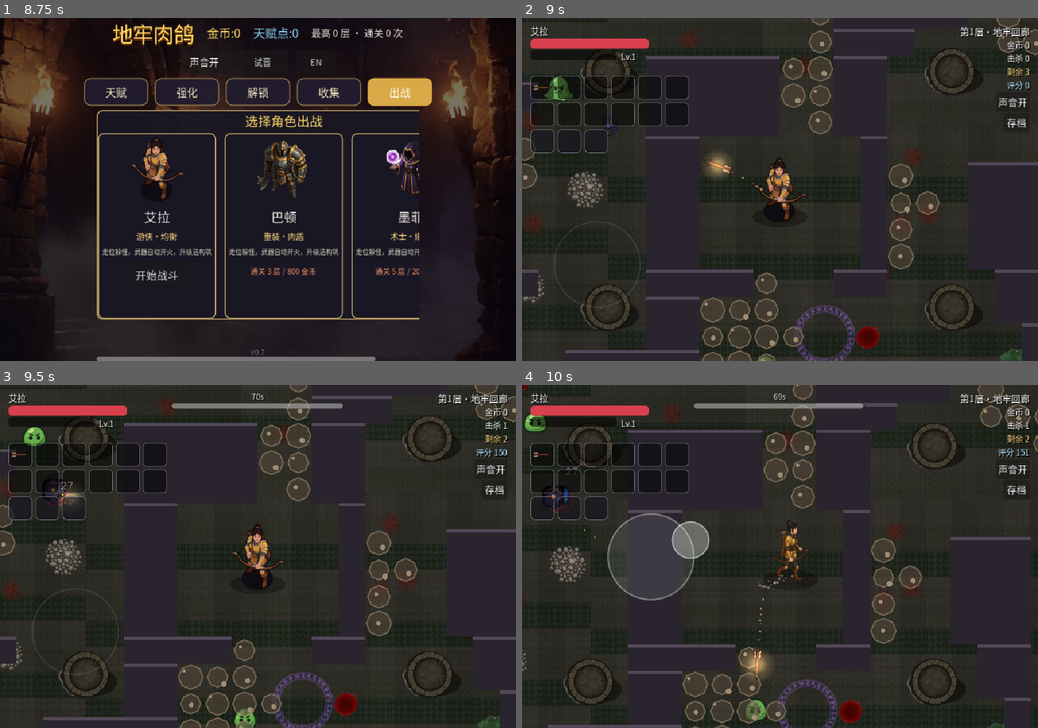
Above: before the commit, frames 1-4 (two rows, left to right).
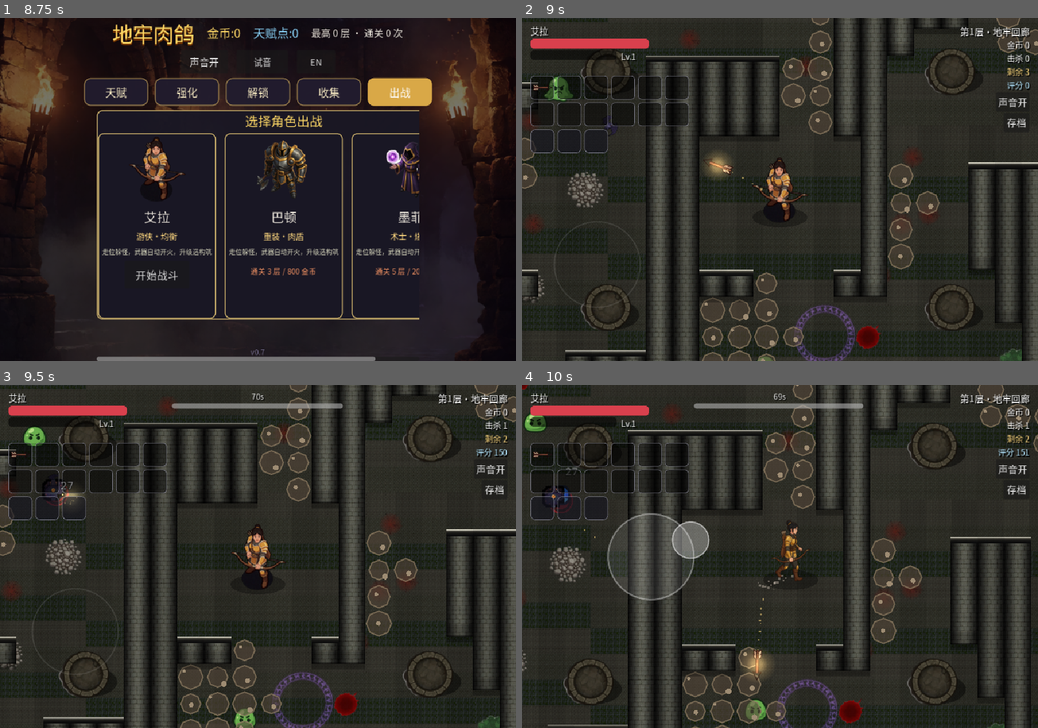
Above: after the commit, the same moments.

Repository: owlco001/dungeon-rogue-godot
Game: Godot game, scene res://scenes/lobby.tscn
Same seed, same stepped clock (60 frames per second), same inputs: the game is played once before the commit and once after it.
Inputs (mouse positions are in pixels of both pictures, inside the frame that each line leads up to):
- Up to frame 1 (8.75 s): click "声音开" at 0.5 s; click "声音关" at 1.25 s; click "试音" at 2 s; click "EN" at 2.75 s; click "Test" at 3.5 s; click "中文" at 4.25 s; click "天赋" at 5 s; click "强化" at 5.75 s; click "解锁" at 6.5 s; click "收集" at 7.25 s; click "出战" at 8 s
- Up to frame 2 (9 s): click "开始战斗" at 8.75 s
- Up to frame 3 (9.5 s): no input
- Up to frame 4 (10 s): drag from (651, 556) to (831, 481) at 9.52 s

Frame 1 is identical in both runs. In frame 2, 16% of the frame differs, in the area x 0-100%, y 0-100%; in frame 3, 16%; in frame 4, 15%.

Commit message:
v0.8.6 walls: room interior walls now use themed brick tiles per cell (side tex fill + shade jitter, wall-tex lit cap on north edges, darkened facade + floor shadow on south edges) instead of flat dark rectangles

Diff:
--- a/scripts/arena.gd
+++ b/scripts/arena.gd
@@ -90,15 +90,56 @@
 
 
 class WallsVisual extends Node2D:
-	# L4 房间墙体视觉：全部矩形一次 _draw（1 个 canvas item，1 draw call）
-	var rects: Array = []
+	# L4 房间墙体视觉（v0.8.6 主题化）：逐格主题墙砖 + 亮度抖动；
+	# 南侧邻地面 → 立面（side 贴图）+ 底边压暗 + 向地面投 10px 影；
+	# 北侧邻地面 → 顶部高光。全部命令在一个 canvas item 内（缓存绘制）。
+	var rects: Array = []  # grid 缺失时的兜底（合并矩形）
+	var grid := PackedByteArray()
+	var gw := 32
+	var gh := 24
+	var cell := 50.0
+	var wall_tex: Texture2D = null
+	var side_tex: Texture2D = null
+	var theme := "corridor"
+
+	func _is_wall(x: int, y: int) -> bool:
+		if x < 0 or y < 0 or x >= gw or y >= gh:
+			return true
+		return grid[y * gw + x] == 1
+
 	func _draw() -> void:
-		for r in rects:
-			var p: Vector2 = r["pos"]
-			var s: Vector2 = r["size"]
-			var top := Rect2(p - s * 0.5, s)
-			draw_rect(top, Color(0.16, 0.14, 0.18, 1.0))
-			draw_rect(Rect2(top.position, Vector2(s.x, 6.0)), Color(0.32, 0.28, 0.34, 1.0))
+		if grid.is_empty() or wall_tex == null:
+			# 兜底：旧平色矩形
+			for r in rects:
+				var p: Vector2 = r["pos"]
+				var s: Vector2 = r["size"]
+				var top := Rect2(p - s * 0.5, s)
+				draw_rect(top, Color(0.16, 0.14, 0.18, 1.0))
+				draw_rect(Rect2(top.position, Vector2(s.x, 6.0)), Color(0.32, 0.28, 0.34, 1.0))
+			return
+		var side: Texture2D = side_tex if side_tex != null else wall_tex
+		for y in range(gh):
+			for x in range(gw):
+				if grid[y * gw + x] != 1:
+					continue
+				var rect := Rect2(float(x) * cell, float(y) * cell, cell, cell)
+				var h := hash("%s:%d:%d" % [theme, x, y])
+				var shade := 0.88 + float(absi(h) % 100) / 100.0 * 0.20
+				# 主体：side 砖纹（wall 贴图是横向光带条纹，只能当顶盖用）
+				draw_texture_rect(side, rect, false, Color(shade, shade, shade))
+				if not _is_wall(x, y - 1):
+					# 北侧顶盖：wall 光带压进顶部 12px 成受光斜面 + 高光线
+					draw_texture_rect(wall_tex, Rect2(rect.position, Vector2(cell, 12.0)),
+						false, Color(shade, shade, shade))
+					draw_rect(Rect2(rect.position, Vector2(cell, 2.0)), Color(1, 1, 1, 0.25))
+				if not _is_wall(x, y + 1):
+					# 南侧立面：下半压暗 + 底边线 + 地面投影
+					draw_rect(Rect2(rect.position + Vector2(0, cell * 0.55),
+						Vector2(cell, cell * 0.45)), Color(0, 0, 0, 0.18))
+					draw_rect(Rect2(rect.position + Vector2(0, cell - 3.0), Vector2(cell, 3.0)),
+						Color(0, 0, 0, 0.45))
+					draw_rect(Rect2(rect.position + Vector2(0, cell), Vector2(cell, 10.0)),
+						Color(0, 0, 0, 0.28))
 
 
 var _room_wall_shapes: Array = []
@@ -106,7 +147,7 @@
 
 
 ## L4：按房间生成结果建墙（碰撞挂本 StaticBody2D，layer 4 与边框一致）
-func build_room_walls(rects: Array) -> void:
+func build_room_walls(rects: Array, p_grid: PackedByteArray = PackedByteArray()) -> void:
 	clear_room_walls()
 	var visual_rects: Array = []
 	for r in rects:
@@ -120,6 +161,10 @@
 		visual_rects.append(r)
 	_room_walls_visual = WallsVisual.new()
 	_room_walls_visual.rects = visual_rects
+	_room_walls_visual.grid = p_grid
+	_room_walls_visual.wall_tex = _wall_tex
+	_room_walls_visual.side_tex = _side_tex
+	_room_walls_visual.theme = theme
 	_room_walls_visual.z_index = 2
 	add_child(_room_walls_visual)
 
@@ -215,6 +260,12 @@
 		})
 	_build_torches()
 	_build_rune_decals(drng, center)
+	# v0.8.6：房间内墙跟随主题换砖（build_room_walls 时用的是上一层贴图）
+	if _room_walls_visual != null and is_instance_valid(_room_walls_visual):
+		_room_walls_visual.wall_tex = _wall_tex
+		_room_walls_visual.side_tex = _side_tex
+		_room_walls_visual.theme = theme
+		_room_walls_visual.queue_redraw()
 	queue_redraw()
 	if not _is_baker:
 		_request_bake()
--- a/scripts/main.gd
+++ b/scripts/main.gd
@@ -216,7 +216,7 @@
 		var rseed := absi(hash(String(fdef.get("theme", "dungeon")) + ":" + str(floor_num)))
 		_room = RoomGenScript.new()
 		_room.generate(rseed)
-		arena.build_room_walls(_room.merged_wall_rects())
+		arena.build_room_walls(_room.merged_wall_rects(), _room.grid)
 	hud.hide_boss_bar()
 	var fdef: Dictionary = GameData.floor_def(floor_num)
 	arena.set_theme(String(fdef["theme"]))
